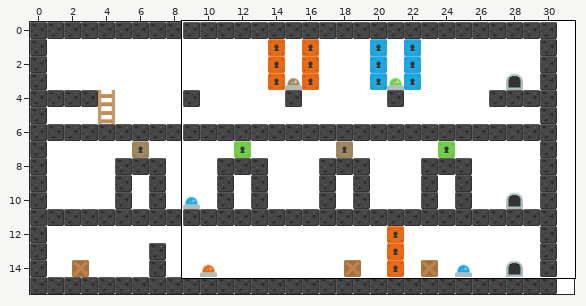
Two versions of a level (Tiled map, assets/maps/map7.tmx). Above: a wide view before the commit, with the close-up outlined.
Close-up. As it was:
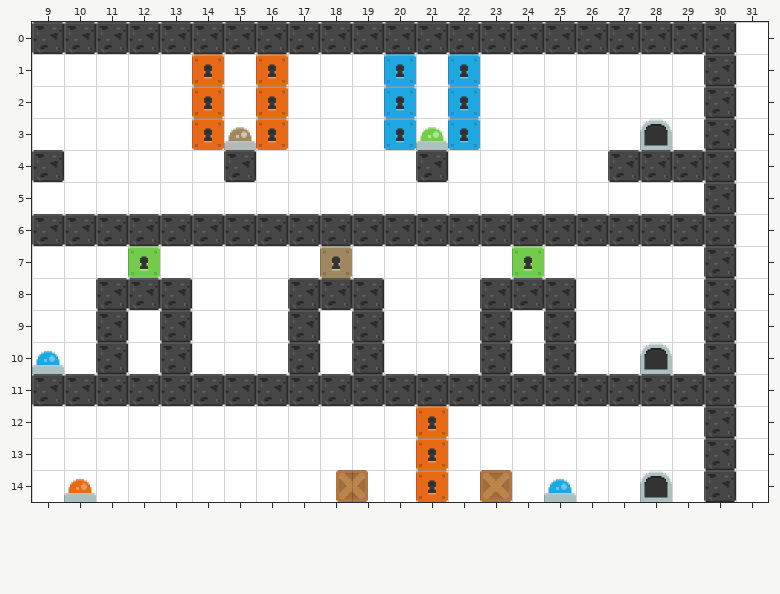
Cells are 63x63 px. Shown: x 9..31, y 0..14.
Now the later version:
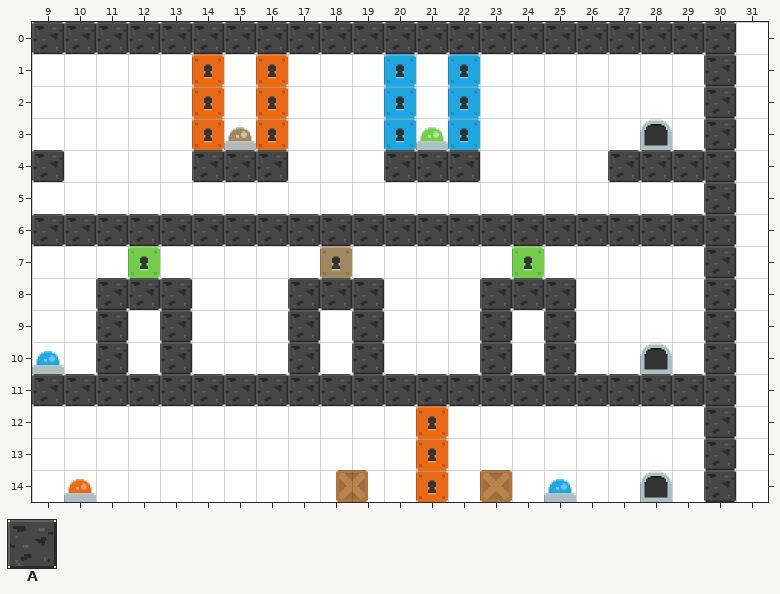
Key: from "tilemap": A 214.
_ is an empty cell, . an unchanged one.
Edits made:
--- layer "World"
@@ x 14..22 @@
- 4 _._..._._
+ 4 A.A...A.A
Changed places in both close-ups, as pixel boxes (x1, y1, x2, y2):
added: (192, 150, 224, 182)
added: (256, 150, 288, 182)
added: (384, 150, 416, 182)
added: (448, 150, 480, 182)
